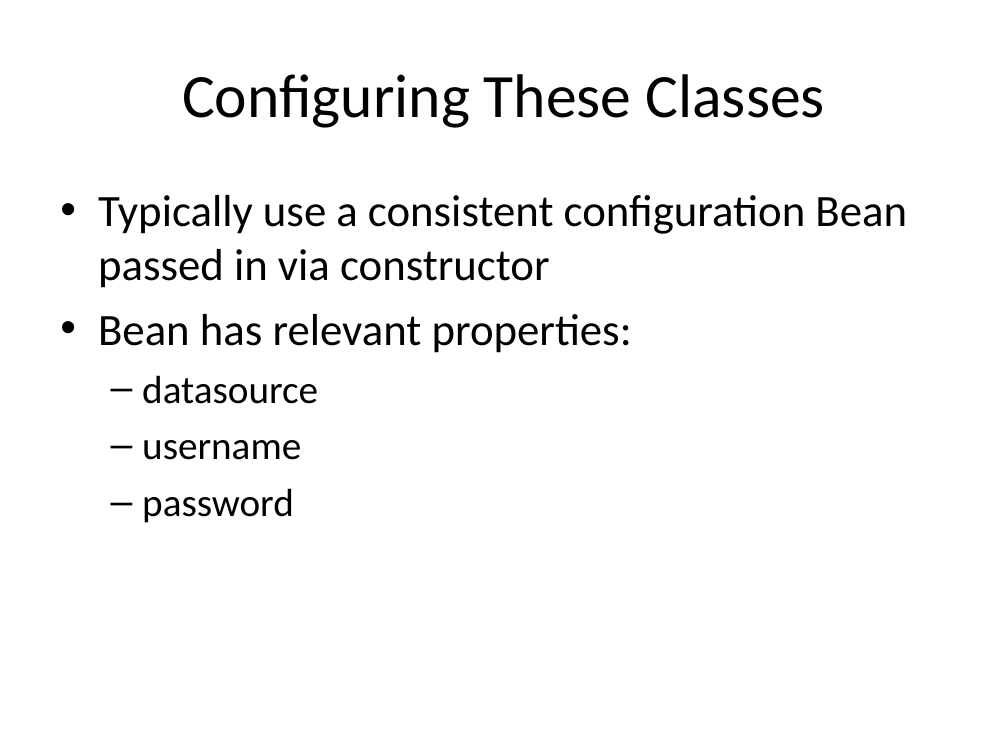
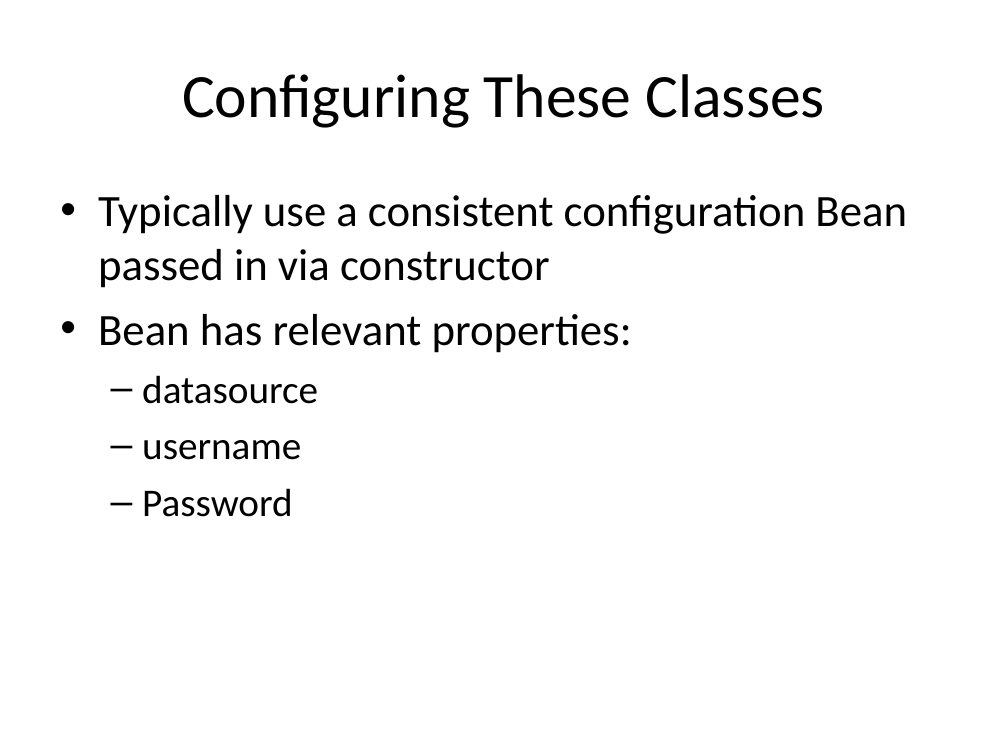
Before and after one commit to dhughes/OldPresentations, a slide deck: slide 11 of Trunk/Model-Glue 3 Day For Teratech/documents/Data Access Design Patterns.ppt. Drawn at 1008x756 pixels with LibreOffice and Linux fonts; fonts in the diff are those of the drawing; background and template pictures are left out. Boxes give left, top, right and bottom in pixels: in the first picture for what was removed or moved away, otherwise in the second. Text is boxed around its words. In the diff, an @@ line names an element or a change of style, - is before the commit and + after.

```diff
--- a/Trunk/Model-Glue 3 Day For Teratech/documents/Data Access Design Patterns.ppt
+++ b/Trunk/Model-Glue 3 Day For Teratech/documents/Data Access Design Patterns.ppt
@@ text at [142, 488, 293, 517]: text changed @@
-  – password
+  – Password
```
Also in this commit, not shown: 3 slides added, 3 other files.
